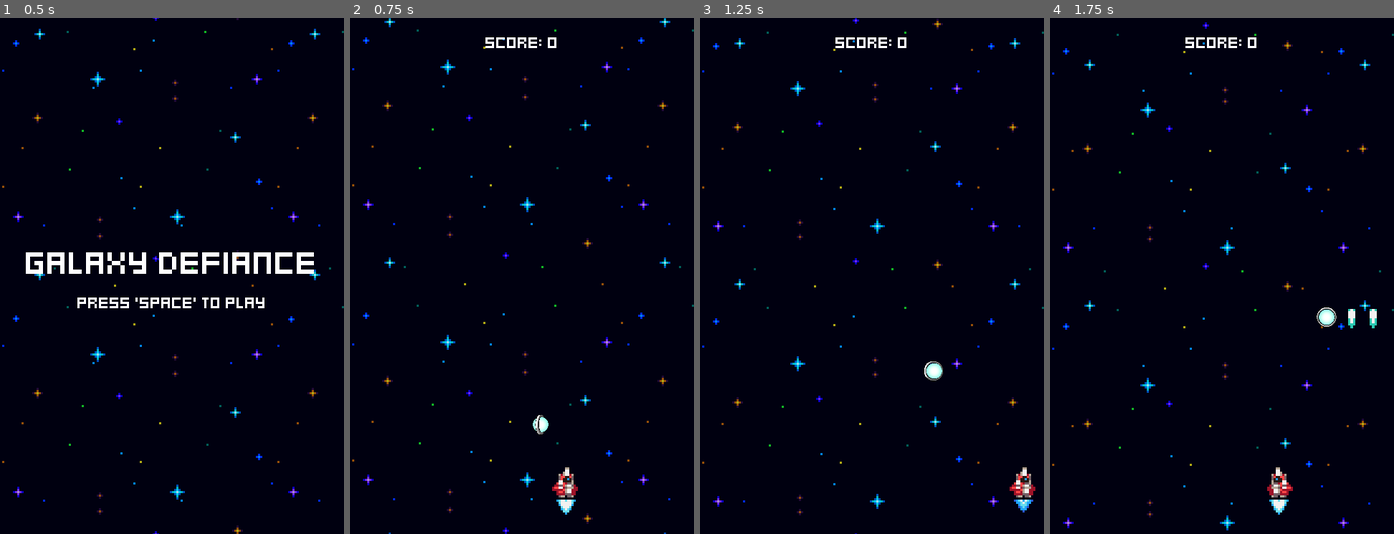
Above: before the commit, frames 1-4 (left to right).
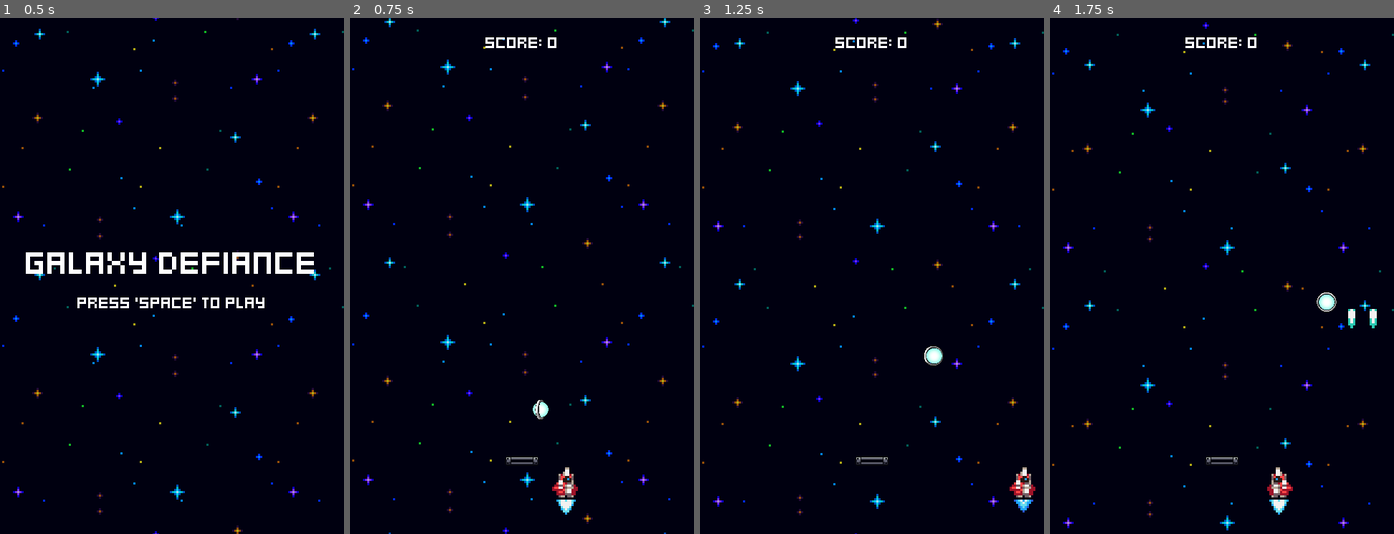
Above: after the commit, the same moments.

Repository: Wilthos/Brick-Break-Space-Shooter-Project
Game: Godot game, scene res://menus/menu.tscn
Same seed, same stepped clock (60 frames per second), same inputs: the game is played once before the commit and once after it.
Inputs:
- Up to frame 1 (0.5 s): no input
- Up to frame 2 (0.75 s): tap Space (Fire) at 0.5 s; hold Right (ui_right) from 0.53 s (still down); tap Enter (ui_accept) at 0.6 s
- Up to frame 3 (1.25 s): keep holding Right (ui_right); tap Enter (ui_accept) at 0.77, 1.07 s
- Up to frame 4 (1.75 s): release Right (ui_right) at 1.28 s; hold Left (ui_left) from 1.28 s (still down); tap Space (Fire) at 1.35 s; tap Enter (ui_accept) at 1.52, 1.55 s

Frame 1 is identical in both runs. In frame 2, 0.3% of the frame differs, in the area x 45-58%, y 74-87%; in frame 3, 0.4%, in the area x 45-71%, y 63-87%; in frame 4, 0.4%.

Commit message:
Ball and Paddle added
Ball and ball-wall bounce added. Paddle added to world, but should be added to the ship and physics needs to be added to the ball to interact with the paddle

Diff:
--- /dev/null
+++ b/player_ball/player_ball.gd
@@ -0,0 +1,11 @@
+extends Node2D
+
+
+# Called when the node enters the scene tree for the first time.
+func _ready() -> void:
+	pass # Replace with function body.
+
+
+# Called every frame. 'delta' is the elapsed time since the previous frame.
+func _process(delta: float) -> void:
+	pass
--- a/player_ball/player_ball.tscn
+++ b/player_ball/player_ball.tscn
@@ -1,15 +1,18 @@
-[gd_scene load_steps=12 format=3 uid="uid://bhdbcqhia7siy"]
+[gd_scene load_steps=17 format=3 uid="uid://bhdbcqhia7siy"]
 
 [ext_resource type="Script" path="res://components/move_component.gd" id="1_g4an6"]
-[ext_resource type="Texture2D" uid="uid://cid2dqqamijd5" path="res://assets/Spnning Orb/Blue/frame 1.png" id="1_sbio1"]
-[ext_resource type="Texture2D" uid="uid://n37d5xukk3di" path="res://assets/Spnning Orb/Blue/frame 2.png" id="2_jex41"]
-[ext_resource type="Texture2D" uid="uid://jb4boekqhabt" path="res://assets/Spnning Orb/Blue/frame 3.png" id="3_dxbsa"]
-[ext_resource type="Texture2D" uid="uid://bbfmrut5vx0mw" path="res://assets/Spnning Orb/Blue/frame 4.png" id="4_1eguw"]
-[ext_resource type="Texture2D" uid="uid://beymp2o25anih" path="res://assets/Spnning Orb/Blue/frame 5.png" id="5_dl1lj"]
-[ext_resource type="Texture2D" uid="uid://cbfekrjnwmnic" path="res://assets/Spnning Orb/Blue/frame 6.png" id="6_377jo"]
+[ext_resource type="Texture2D" uid="uid://cid2dqqamijd5" path="res://assets/Brick_Breaker_Assets/Spnning Orb/Blue/frame 1.png" id="1_sbio1"]
+[ext_resource type="Script" path="res://player_ball/player_ball.gd" id="1_uyugo"]
+[ext_resource type="Texture2D" uid="uid://n37d5xukk3di" path="res://assets/Brick_Breaker_Assets/Spnning Orb/Blue/frame 2.png" id="2_jex41"]
+[ext_resource type="Texture2D" uid="uid://jb4boekqhabt" path="res://assets/Brick_Breaker_Assets/Spnning Orb/Blue/frame 3.png" id="3_dxbsa"]
+[ext_resource type="Texture2D" uid="uid://bbfmrut5vx0mw" path="res://assets/Brick_Breaker_Assets/Spnning Orb/Blue/frame 4.png" id="4_1eguw"]
+[ext_resource type="Texture2D" uid="uid://beymp2o25anih" path="res://assets/Brick_Breaker_Assets/Spnning Orb/Blue/frame 5.png" id="5_dl1lj"]
+[ext_resource type="Texture2D" uid="uid://cbfekrjnwmnic" path="res://assets/Brick_Breaker_Assets/Spnning Orb/Blue/frame 6.png" id="6_377jo"]
 [ext_resource type="Script" path="res://components/stats_component.gd" id="8_dap8g"]
 [ext_resource type="Script" path="res://components/border_bounce_component.gd" id="9_b2u7a"]
 [ext_resource type="Script" path="res://components/top_border_bounce_component.gd" id="10_pyd7a"]
+[ext_resource type="Script" path="res://components/hitbox_component.gd" id="11_6iafi"]
+[ext_resource type="Script" path="res://components/hurtbox_component.gd" id="11_b5nql"]
 
 [sub_resource type="SpriteFrames" id="SpriteFrames_lg5h4"]
 animations = [{
@@ -37,7 +40,14 @@
 "speed": 10.0
 }]
 
+[sub_resource type="CircleShape2D" id="CircleShape2D_qg7gv"]
+radius = 4.8
+
+[sub_resource type="CircleShape2D" id="CircleShape2D_78miv"]
+radius = 4.75
+
 [node name="PlayerBall" type="Node2D"]
+script = ExtResource("1_uyugo")
 
 [node name="AnimatedSprite2D" type="AnimatedSprite2D" parent="."]
 texture_filter = 1
@@ -65,3 +75,19 @@
 script = ExtResource("10_pyd7a")
 actor = NodePath("..")
 move_component = NodePath("../MoveComponent")
+
+[node name="HitboxComponent" type="Area2D" parent="."]
+collision_layer = 0
+collision_mask = 8
+script = ExtResource("11_6iafi")
+
+[node name="CollisionShape2D" type="CollisionShape2D" parent="HitboxComponent"]
+shape = SubResource("CircleShape2D_qg7gv")
+
+[node name="HurtboxComponent" type="Area2D" parent="."]
+collision_layer = 4
+collision_mask = 0
+script = ExtResource("11_b5nql")
+
+[node name="CollisionShape2D" type="CollisionShape2D" parent="HurtboxComponent"]
+shape = SubResource("CircleShape2D_78miv")
--- /dev/null
+++ b/player_paddle/player_paddle.tscn
@@ -0,0 +1,17 @@
+[gd_scene load_steps=3 format=3 uid="uid://tmwgcd083lhh"]
+
+[ext_resource type="Texture2D" uid="uid://bqca3kev2jp8c" path="res://assets/Brick_Breaker_Assets/gray_paddle.png" id="1_fcb1o"]
+
+[sub_resource type="RectangleShape2D" id="RectangleShape2D_kn7xc"]
+size = Vector2(16, 4.5)
+
+[node name="PlayerPaddle" type="RigidBody2D"]
+gravity_scale = 0.0
+
+[node name="Sprite2D" type="Sprite2D" parent="."]
+scale = Vector2(0.5, 0.5)
+texture = ExtResource("1_fcb1o")
+
+[node name="CollisionShape2D" type="CollisionShape2D" parent="."]
+position = Vector2(0, 0.0078125)
+shape = SubResource("RectangleShape2D_kn7xc")
--- a/project.godot
+++ b/project.godot
@@ -40,6 +40,7 @@
 
 2d_physics/layer_1="player_hurtbox"
 2d_physics/layer_2="enemy_hurtbox"
+2d_physics/layer_3="playerball_hurtbox"
 
 [rendering]
 
--- a/world.tscn
+++ b/world.tscn
@@ -7,6 +7,7 @@
 [ext_resource type="PackedScene" uid="uid://d1ccj87q8icgc" path="res://enemies/enemy_generator.tscn" id="3_eb2d8"]
 [ext_resource type="LabelSettings" uid="uid://dmtgl4wsvfd7y" path="res://fonts/default_label_settings.tres" id="5_wic0o"]
 [ext_resource type="PackedScene" uid="uid://bhdbcqhia7siy" path="res://player_ball/player_ball.tscn" id="7_umxke"]
+[ext_resource type="PackedScene" uid="uid://tmwgcd083lhh" path="res://player_paddle/player_paddle.tscn" id="8_4ir4a"]
 
 [node name="World" type="Node2D"]
 script = ExtResource("1_y13p3")
@@ -28,4 +29,7 @@
 vertical_alignment = 1
 
 [node name="PlayerBall" parent="." instance=ExtResource("7_umxke")]
-position = Vector2(80, 200)
+position = Vector2(80, 193)
+
+[node name="PlayerPaddle" parent="." instance=ExtResource("8_4ir4a")]
+position = Vector2(80, 206)
Binary file added: assets/Brick_Breaker_Assets/Backround_Tiles.png
Not shown, added: assets/Brick_Breaker_Assets/Backround_Tiles.png.import
Binary file added: assets/Brick_Breaker_Assets/Hearts.png
Not shown, added: assets/Brick_Breaker_Assets/Hearts.png.import
Not shown, added: assets/Brick_Breaker_Assets/License.txt
Binary file added: assets/Brick_Breaker_Assets/Paddle_Parts.png
Not shown, added: assets/Brick_Breaker_Assets/Paddle_Parts.png.import
Renamed: assets/Spnning Orb/Blue/frame 1.png -> assets/Brick_Breaker_Assets/Spnning Orb/Blue/frame 1.png
Not shown, added: assets/Brick_Breaker_Assets/Spnning Orb/Blue/frame 1.png.import
Renamed: assets/Spnning Orb/Blue/frame 2.png -> assets/Brick_Breaker_Assets/Spnning Orb/Blue/frame 2.png
Not shown, added: assets/Brick_Breaker_Assets/Spnning Orb/Blue/frame 2.png.import
Renamed: assets/Spnning Orb/Blue/frame 3.png -> assets/Brick_Breaker_Assets/Spnning Orb/Blue/frame 3.png
(and 77 more such lines)
